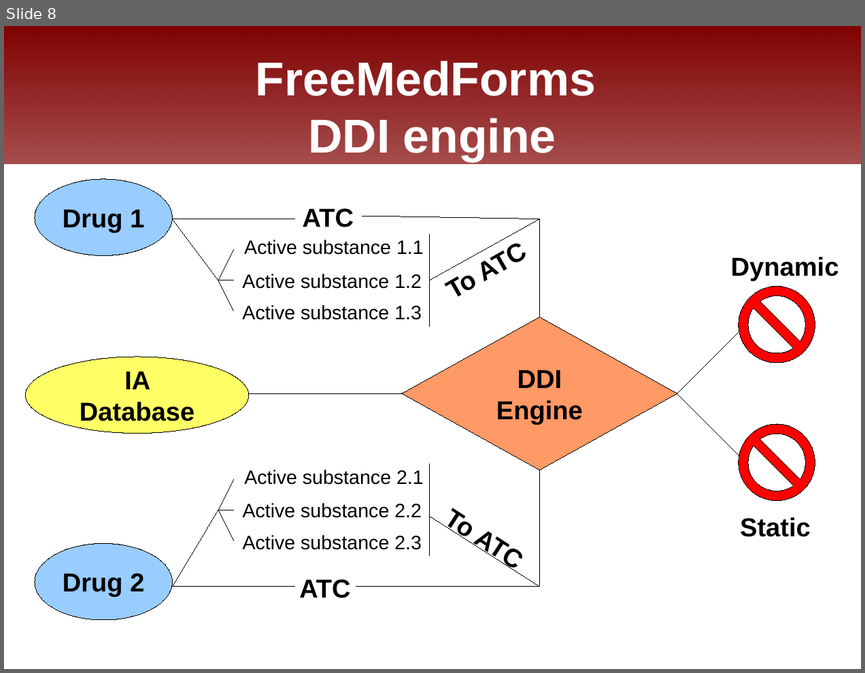
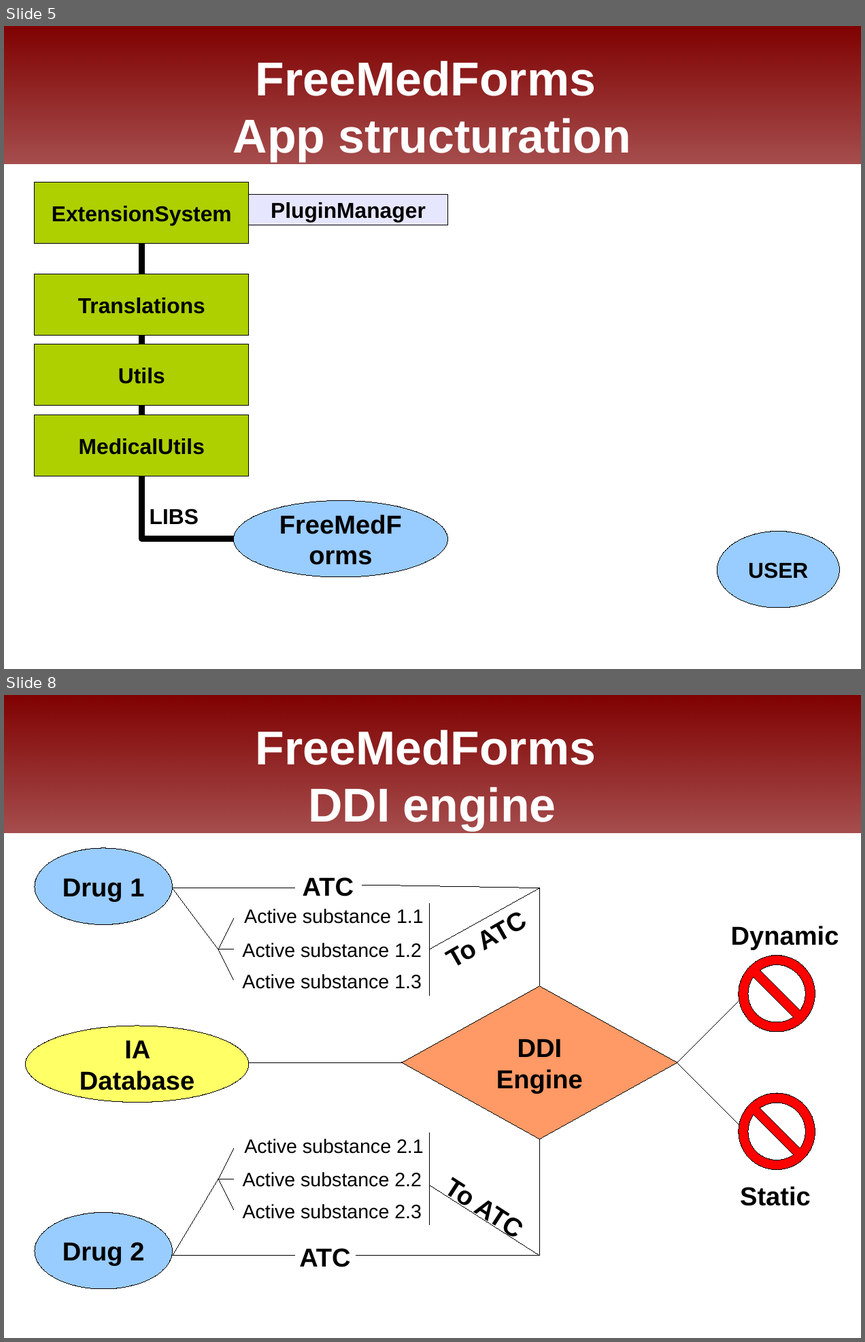
Before and after one commit to FreeHealth/freehealth, a slide deck: science/freemedforms_fosdem2011.odp. Shown one above the other, each under a label of ours: slide 8 before the commit, slides 5 and 8 after it; the slides between them are not shown. The pictures are 865x673 and 865x1342 pixels, drawn with LibreOffice and Linux fonts; fonts in the diff are those of the drawing; background and template pictures are left out. Boxes give left, top, right and bottom in pixels: in the first picture for what was removed or moved away, otherwise in the second. Text is boxed around its words. In the diff, an @@ line names an element or a change of style, - is before the commit and + after.

```diff
--- a/science/freemedforms_fosdem2011.odp
+++ b/science/freemedforms_fosdem2011.odp
@@ slide 5 added at (4,26,861,669), background #FFFFFF; not listed: 1 template element that a slide beside it also shows @@
@@ title added at (233,61,631,161), 44 pt, text #FFFFFF, bold @@
+FreeMedForms
+App structuration
@@ rectangle added at (35,182,249,244), fill #AECF00, outline #000000 0 pt, 20 pt, text #000000, bold @@
+ExtensionSystem
@@ rectangle added at (249,195,448,225), fill #E6E6FF, outline #000000 0 pt, 20 pt, text #000000, bold @@
+PluginManager
@@ elbow line added from (233, 538) to (141, 244), #000000 5.67 pt @@
@@ rectangle added at (35,274,249,335), fill #AECF00, outline #000000 0 pt, 20 pt, text #000000, bold @@
+Translations
@@ rectangle added at (35,344,249,405), fill #AECF00, outline #000000 0 pt, 20 pt, text #000000, bold @@
+Utils
@@ rectangle added at (35,415,249,476), fill #AECF00, outline #000000 0 pt, 20 pt, text #000000, bold @@
+MedicalUtils
@@ text added at (150,508,198,524), 20 pt, text #000000, bold @@
+LIBS
@@ ellipse added at (233,500,448,577), fill #99CCFF, outline #000000 0 pt, 24 pt, text #000000, bold @@
+FreeMedForms
@@ ellipse added at (717,531,839,607), fill #99CCFF, outline #000000 0 pt, 20 pt, text #000000, bold @@
+USER
```
Also in this commit, not shown: 4 slides changed, 3 other slides added, 4 slides removed.
